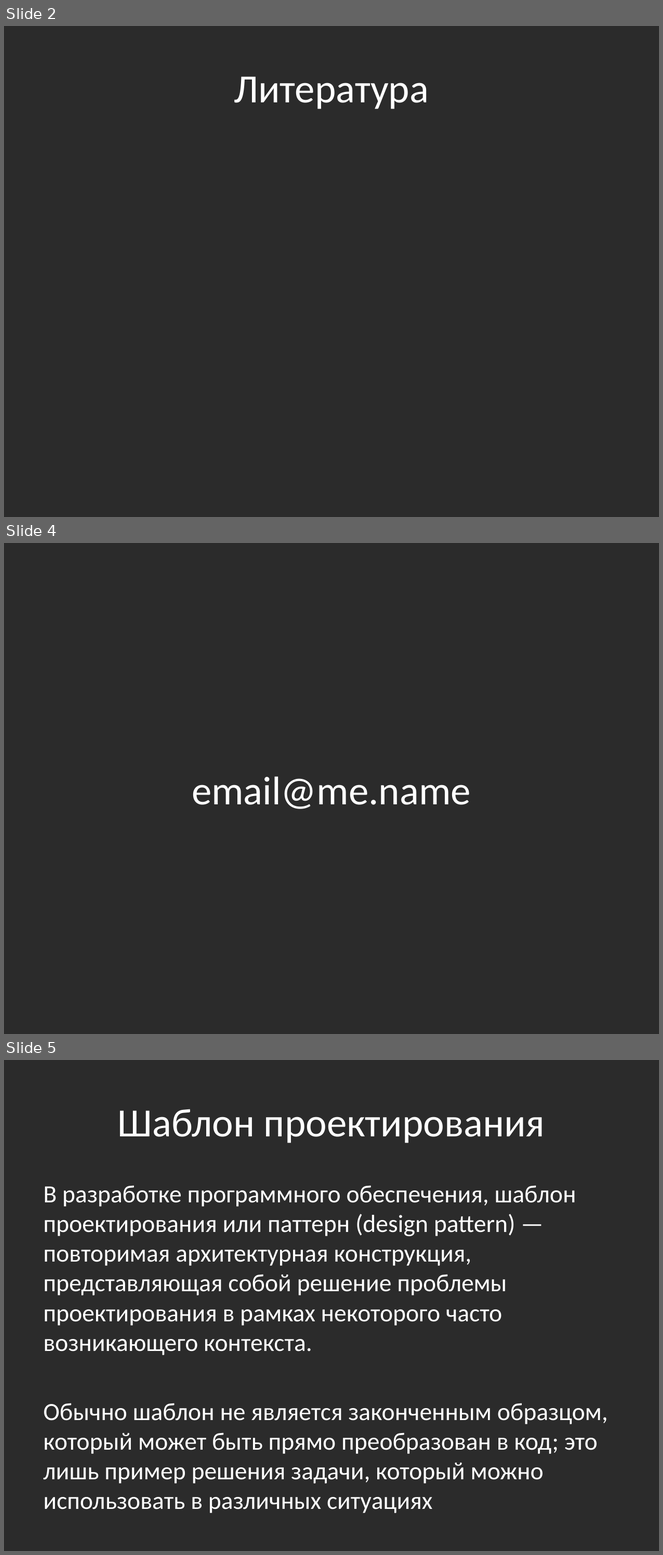
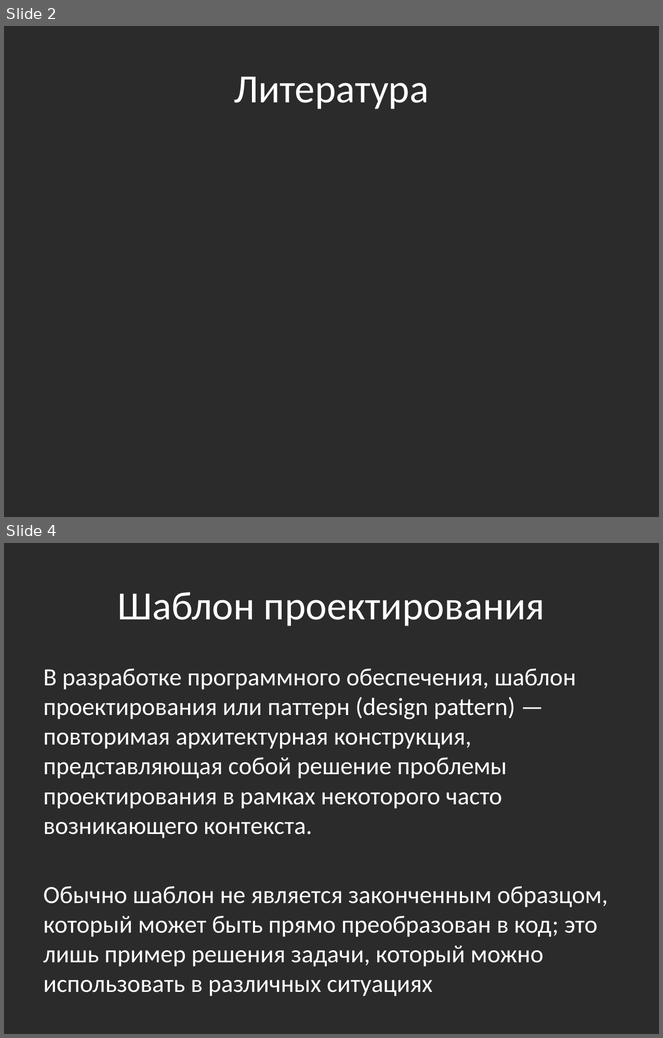
Before and after one commit to bazile/Training, a slide deck: Presentation/lesson-15-design-patterns.pptx. Shown one above the other, each under a label of ours: slides 2, 4 and 5 before the commit, slides 2 and 4 after it; the slides between them are not shown. The pictures are 663x1555 and 663x1038 pixels, drawn with LibreOffice and Linux fonts; fonts in the diff are those of the drawing; background and template pictures are left out; a plain dark background stands for a picture behind light text. Boxes give left, top, right and bottom in pixels: in the first picture for what was removed or moved away, otherwise in the second. Text is boxed around its words. In the diff, an @@ line names an element or a change of style, - is before the commit and + after.

```diff
--- a/Presentation/lesson-15-design-patterns.pptx
+++ b/Presentation/lesson-15-design-patterns.pptx
@@ slide 4 removed at <box>4,543,659,1034</box>, background picture (left out) @@
@@ title removed at <box>192,776,471,809</box> @@
-email@me.name
@@ what was slide 5 is now slide 4 @@
```
Also in this commit, not shown: 1 slide changed, 15 other files.
